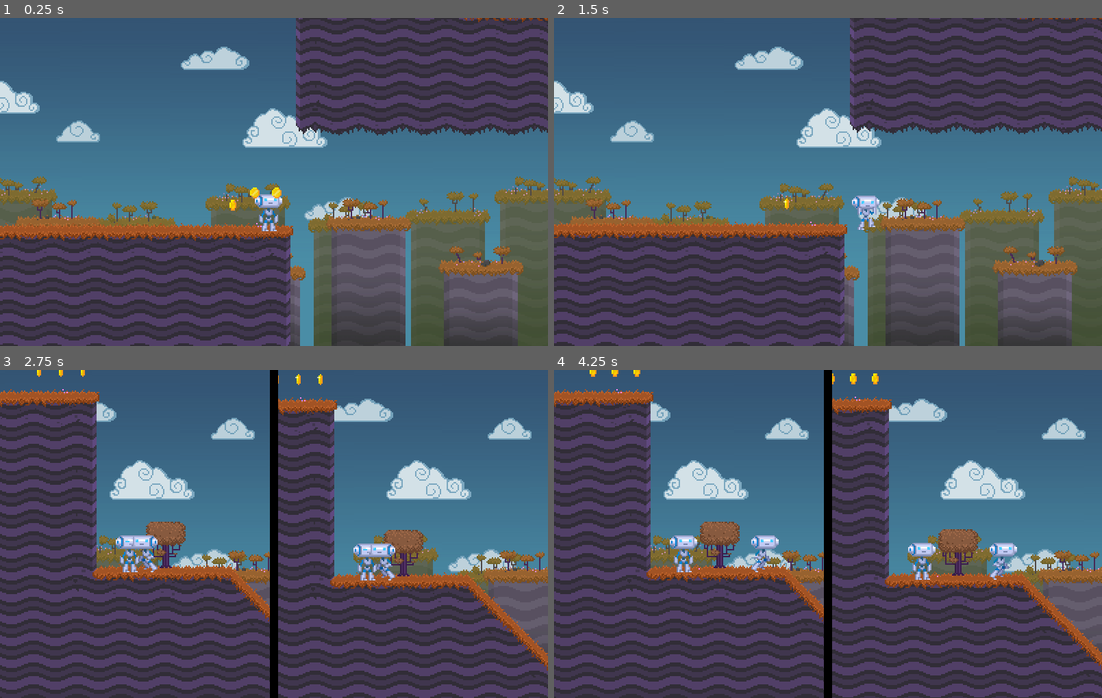
Above: before the commit, frames 1-4 (two rows, left to right).
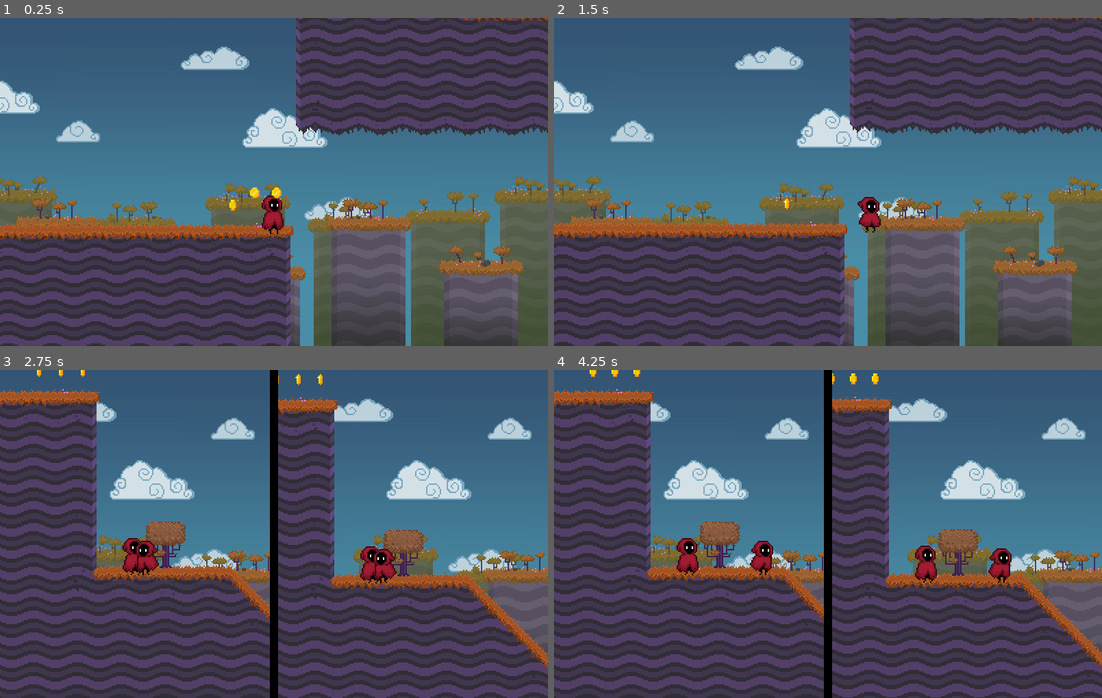
Above: after the commit, the same moments.

Repository: Stribe2/Prototype4
Game: Godot game, scene res://src/Main/Game.tscn
Same seed, same stepped clock (60 frames per second), same inputs: the game is played once before the commit and once after it.
Inputs:
- Up to frame 1 (0.25 s): no input
- Up to frame 2 (1.5 s): hold Right (move_right) from 0.53 s (still down); tap Up (jump) at 0.6, 0.77, 1.07 s; tap Shift (Sprint) at 1.35 s
- Up to frame 3 (2.75 s): tap Up (jump) at 1.52, 1.55, 1.82, 2.3 s; release Right (move_right) at 2.03 s; hold Left (move_left) from 2.03 s (still down); hold Tab (splitscreen) from 2.03 s (still down)
- Up to frame 4 (4.25 s): release Left (move_left) at 2.78 s; release Tab (splitscreen) at 2.78 s; hold Right (move_right) from 2.78 s (still down); tap Up (jump) at 2.85, 3.02, 3.32, 3.77, 3.8, 4.07 s; hold Shift (Sprint) from 3.53 s (still down)

The runs differ from the first frame. In frame 1, 0.4% of the frame differs, in the area x 46-52%, y 53-66%; in frame 2, 0.4%; in frame 3, 1.5%; in frame 4, 1.8%, in the area x 21-85%, y 50-65%.
Error in both runs: Attempt to call function 'connect' in base 'null instance' on a null instance. (res://src/UserInterface/CoinsCounter.gd:21)

Commit message:
Changed sprite sheet for Player

Diff:
--- a/platformer/src/Actors/Player.gd
+++ b/platformer/src/Actors/Player.gd
@@ -134,7 +134,7 @@
 			animation_new = "idle"
 	else:
 		if _velocity.y > 0:
-			animation_new = "falling"
+			animation_new = "fall"
 		else:
-			animation_new = "jumping"
+			animation_new = "jump"
 	return animation_new
--- a/platformer/src/Actors/Player.tscn
+++ b/platformer/src/Actors/Player.tscn
@@ -1,15 +1,15 @@
-[gd_scene load_steps=19 format=2]
+[gd_scene load_steps=14 format=2]
 
 [ext_resource path="res://src/Actors/Player.gd" type="Script" id=1]
-[ext_resource path="res://assets/art/player/robot_demo.png" type="Texture" id=2]
+[ext_resource path="res://assets/art/player/HoodedCharacter.png" type="Texture" id=2]
 [ext_resource path="res://assets/audio/sfx/jump.wav" type="AudioStream" id=3]
 [ext_resource path="res://assets/art/ui/touch_button_left.png" type="Texture" id=5]
 [ext_resource path="res://assets/art/ui/touch_button_right.png" type="Texture" id=6]
 [ext_resource path="res://assets/art/ui/touch_button_jump.png" type="Texture" id=7]
 [ext_resource path="res://assets/art/ui/touch_button_fire.png" type="Texture" id=8]
 
-[sub_resource type="Animation" id=1]
-resource_name = "crouch"
+[sub_resource type="Animation" id=2]
+resource_name = "fall"
 length = 0.01
 loop = true
 step = 0.25
@@ -23,12 +23,11 @@
 "times": PoolRealArray( 0 ),
 "transitions": PoolRealArray( 1 ),
 "update": 1,
-"values": [ 22 ]
+"values": [ 46 ]
 }
 
-[sub_resource type="Animation" id=2]
-resource_name = "falling"
-length = 0.01
+[sub_resource type="Animation" id=4]
+length = 2.0
 loop = true
 step = 0.25
 tracks/0/type = "value"
@@ -38,14 +37,14 @@
 tracks/0/imported = false
 tracks/0/enabled = true
 tracks/0/keys = {
-"times": PoolRealArray( 0 ),
-"transitions": PoolRealArray( 1 ),
+"times": PoolRealArray( 0, 1 ),
+"transitions": PoolRealArray( 1, 1 ),
 "update": 1,
-"values": [ 21 ]
+"values": [ 0, 1 ]
 }
 
-[sub_resource type="Animation" id=3]
-resource_name = "falling_weapon"
+[sub_resource type="Animation" id=6]
+resource_name = "jump"
 length = 0.5
 loop = true
 step = 0.25
@@ -59,11 +58,11 @@
 "times": PoolRealArray( 0 ),
 "transitions": PoolRealArray( 1 ),
 "update": 1,
-"values": [ 26 ]
+"values": [ 42 ]
 }
 
-[sub_resource type="Animation" id=4]
-length = 7.0
+[sub_resource type="Animation" id=8]
+length = 2.1
 loop = true
 step = 0.25
 tracks/0/type = "value"
@@ -73,16 +72,16 @@
 tracks/0/imported = false
 tracks/0/enabled = true
 tracks/0/keys = {
-"times": PoolRealArray( 0, 1.25, 1.5, 2, 4.5, 4.75, 5, 5.25 ),
-"transitions": PoolRealArray( 1, 1, 1, 1, 1, 1, 1, 1 ),
-"update": 1,
-"values": [ 16, 17, 18, 16, 19, 20, 19, 16 ]
+"times": PoolRealArray( 0, 2 ),
+"transitions": PoolRealArray( 1, 1 ),
+"update": 0,
+"values": [ 24, 31 ]
 }
 
-[sub_resource type="Animation" id=5]
-length = 0.5
+[sub_resource type="Animation" id=12]
+resource_name = "walk"
+length = 1.2
 loop = true
-step = 0.25
 tracks/0/type = "value"
 tracks/0/path = NodePath("Sprite:frame")
 tracks/0/interp = 1
@@ -90,95 +89,10 @@
 tracks/0/imported = false
 tracks/0/enabled = true
 tracks/0/keys = {
-"times": PoolRealArray( 0 ),
-"transitions": PoolRealArray( 1 ),
+"times": PoolRealArray( 0, 0.3, 0.6, 0.9 ),
+"transitions": PoolRealArray( 1, 1, 1, 1 ),
 "update": 1,
-"values": [ 25 ]
-}
-
-[sub_resource type="Animation" id=6]
-length = 0.5
-loop = true
-step = 0.25
-tracks/0/type = "value"
-tracks/0/path = NodePath("Sprite:frame")
-tracks/0/interp = 1
-tracks/0/loop_wrap = true
-tracks/0/imported = false
-tracks/0/enabled = true
-tracks/0/keys = {
-"times": PoolRealArray( 0, 0.25, 0.5 ),
-"transitions": PoolRealArray( 1, 1, 1 ),
-"update": 1,
-"values": [ 23, 24, 23 ]
-}
-
-[sub_resource type="Animation" id=7]
-length = 0.5
-loop = true
-step = 0.25
-tracks/0/type = "value"
-tracks/0/path = NodePath("Sprite:frame")
-tracks/0/interp = 1
-tracks/0/loop_wrap = true
-tracks/0/imported = false
-tracks/0/enabled = true
-tracks/0/keys = {
-"times": PoolRealArray( 0 ),
-"transitions": PoolRealArray( 1 ),
-"update": 1,
-"values": [ 26 ]
-}
-
-[sub_resource type="Animation" id=8]
-length = 1.25
-loop = true
-step = 0.25
-tracks/0/type = "value"
-tracks/0/path = NodePath("Sprite:frame")
-tracks/0/interp = 1
-tracks/0/loop_wrap = true
-tracks/0/imported = false
-tracks/0/enabled = true
-tracks/0/keys = {
-"times": PoolRealArray( 0, 0.25, 0.5, 0.75, 1, 1.25 ),
-"transitions": PoolRealArray( 1, 1, 1, 1, 1, 1 ),
-"update": 1,
-"values": [ 0, 1, 2, 3, 4, 0 ]
-}
-
-[sub_resource type="Animation" id=9]
-length = 1.25
-loop = true
-step = 0.25
-tracks/0/type = "value"
-tracks/0/path = NodePath("Sprite:frame")
-tracks/0/interp = 1
-tracks/0/loop_wrap = true
-tracks/0/imported = false
-tracks/0/enabled = true
-tracks/0/keys = {
-"times": PoolRealArray( 0, 0.25, 0.5, 0.75, 1, 1.25 ),
-"transitions": PoolRealArray( 1, 1, 1, 1, 1, 1 ),
-"update": 1,
-"values": [ 5, 6, 7, 8, 9, 5 ]
-}
-
-[sub_resource type="Animation" id=10]
-length = 1.25
-loop = true
-step = 0.25
-tracks/0/type = "value"
-tracks/0/path = NodePath("Sprite:frame")
-tracks/0/interp = 1
-tracks/0/loop_wrap = true
-tracks/0/imported = false
-tracks/0/enabled = true
-tracks/0/keys = {
-"times": PoolRealArray( 0, 0.25, 0.5, 0.75, 1, 1.25 ),
-"transitions": PoolRealArray( 1, 1, 1, 1, 1, 1 ),
-"update": 1,
-"values": [ 10, 11, 12, 13, 14, 5 ]
+"values": [ 16, 17, 18, 19 ]
 }
 
 [sub_resource type="RectangleShape2D" id=11]
@@ -196,22 +110,16 @@
 [node name="Sprite" type="Sprite" parent="."]
 position = Vector2( 0, -14 )
 texture = ExtResource( 2 )
-hframes = 16
-vframes = 2
-frame = 16
+hframes = 8
+vframes = 9
 
 [node name="AnimationPlayer" type="AnimationPlayer" parent="."]
 playback_speed = 2.6
-anims/crouch = SubResource( 1 )
-anims/falling = SubResource( 2 )
-anims/falling_weapon = SubResource( 3 )
+anims/fall = SubResource( 2 )
 anims/idle = SubResource( 4 )
-anims/idle_weapon = SubResource( 5 )
-anims/jumping = SubResource( 6 )
-anims/jumping_weapon = SubResource( 7 )
+anims/jump = SubResource( 6 )
 anims/run = SubResource( 8 )
-anims/run_weapon = SubResource( 9 )
-anims/standing_weapon_ready = SubResource( 10 )
+anims/walk = SubResource( 12 )
 
 [node name="Camera" type="Camera2D" parent="."]
 position = Vector2( 0, -28 )
Binary file added: platformer/assets/art/player/HoodedCharacter.png
Not shown, added: platformer/assets/art/player/HoodedCharacter.png.import
